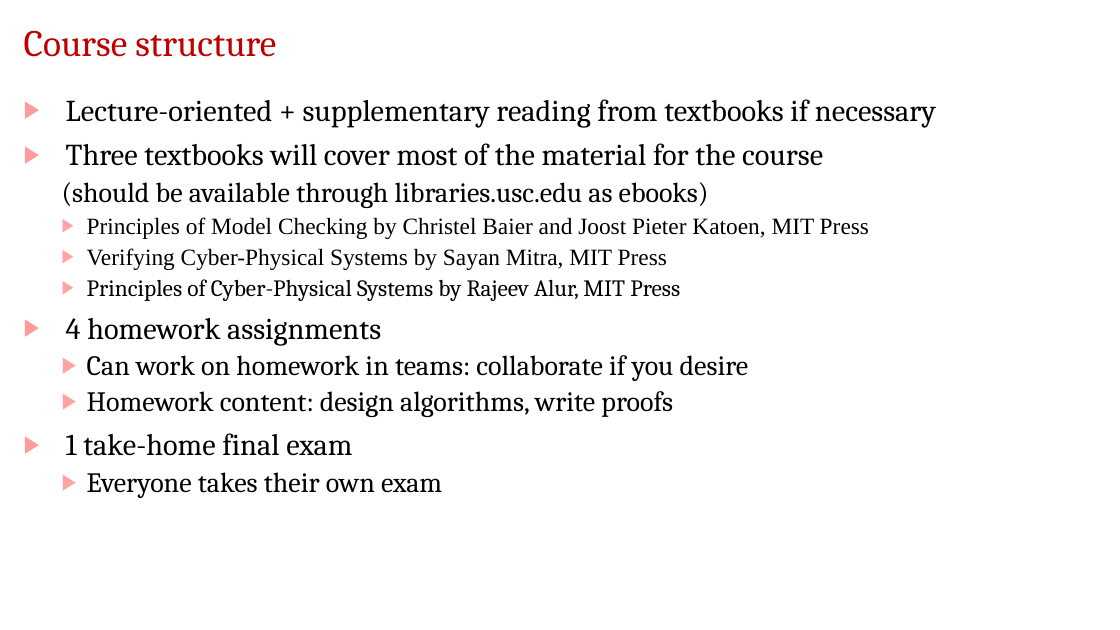
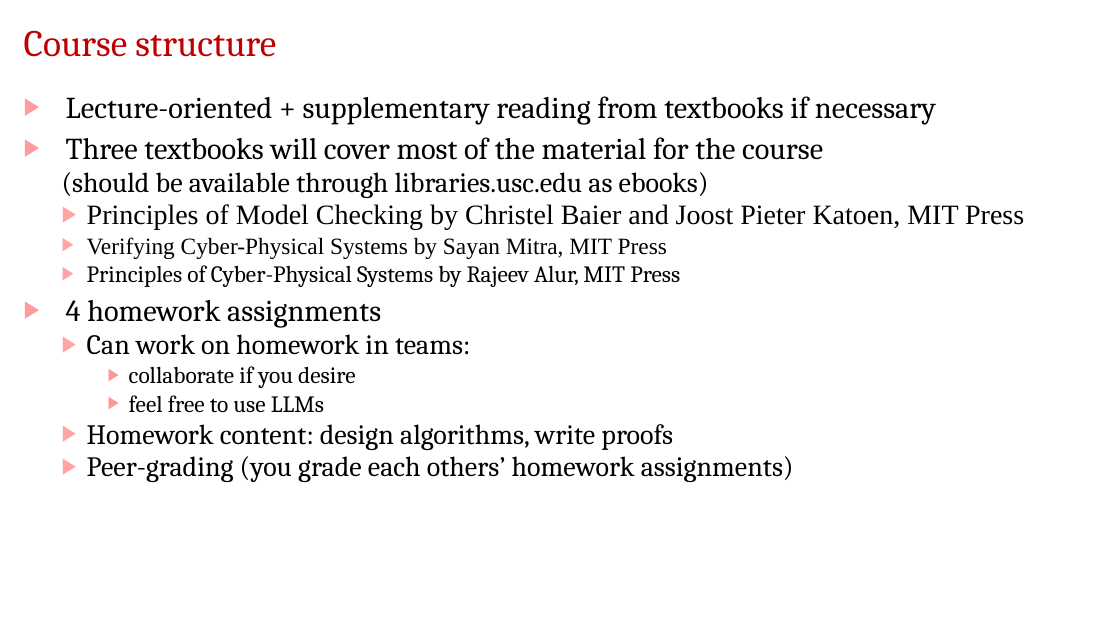
Before and after one commit to jdeshmukh/jdeshmukh.github.io, a slide deck: slide 17 of teaching/fvTheorySlides/Course-Intro.pptx. Drawn at 1120x630 pixels with LibreOffice and Linux fonts; fonts in the diff are those of the drawing; background and template pictures are left out. Boxes give left, top, right and bottom in pixels: in the first picture for what was removed or moved away, otherwise in the second. Text is boxed around its words. In the diff, an @@ line names an element or a change of style, - is before the commit and + after.

```diff
--- a/teaching/fvTheorySlides/Course-Intro.pptx
+++ b/teaching/fvTheorySlides/Course-Intro.pptx
@@ text at [62,96,1024,450]: size 20 to 24 pt in "Principles of Model Checking by Christel Baier ..."; line spacing 0.9 to 0.8 @@
@@ text at [87,334,470,413]: text changed; size 24 to 20 pt @@
-  ▶ Can work on homework in teams: collaborate if you desire
+  ▶ Can work on homework in teams:
+    ▶ collaborate if you desire
+    ▶ feel free to use LLMs
@@ text at [87,456,794,482]: text changed @@
-▶ 1 take-home final exam
-  ▶ Everyone takes their own exam
+  ▶ Peer-grading (you grade each others’ homework assignments)
```
Also in this commit, not shown: 6 other slides changed, 2 other files.
